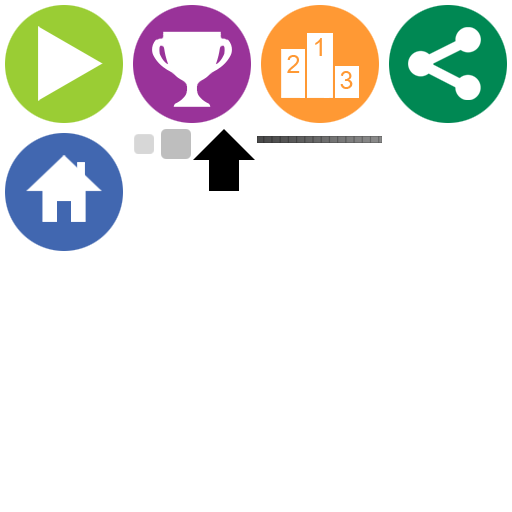
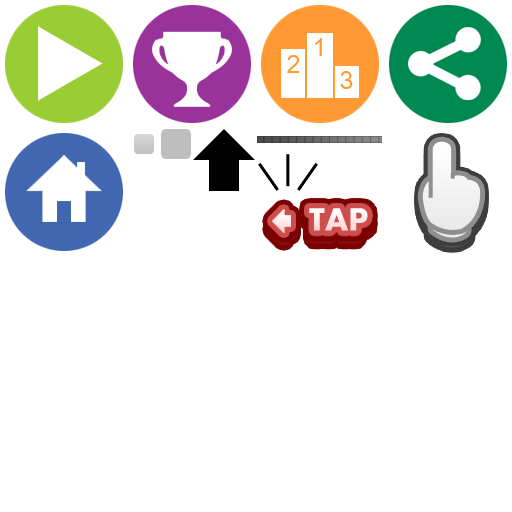
Layers edited between the first and the second (512, 512) image:
added layer "Layer 78" in group "창" over [left=134, top=134, right=154, bottom=154]
hid "Layer 24 copy" over [left=134, top=134, right=154, bottom=154]
added group "Group 1" with 3 layers above "Tap" over [left=258, top=154, right=318, bottom=191]
added layer "Shape 4" in group "Group 1" over [left=286, top=154, right=290, bottom=187]
added layer "Shape 4 copy" in group "Group 1" over [left=297, top=163, right=318, bottom=191]
added layer "Shape 4 copy 2" in group "Group 1" over [left=258, top=163, right=279, bottom=191]
added group "Tap" with 7 layers above "손가락" over [left=262, top=198, right=378, bottom=251]
added layer "TAP" in group "Tap" over [left=309, top=208, right=368, bottom=231]
added layer "Layer 71" in group "Tap" over [left=304, top=203, right=373, bottom=237]
added layer "Layer 72" in group "Tap" over [left=304, top=210, right=373, bottom=245]
added layer "Layer 73" in group "Tap" over [left=272, top=209, right=291, bottom=233]
added layer "Layer 76" in group "Tap" over [left=267, top=204, right=296, bottom=238]
added layer "Layer 77" in group "Tap" over [left=267, top=212, right=296, bottom=246]
added group "손가락" with 10 layers above "Background" over [left=414, top=133, right=489, bottom=253]
added layer "Group 2 copy 2" in group "손가락" over [left=414, top=133, right=489, bottom=253]
